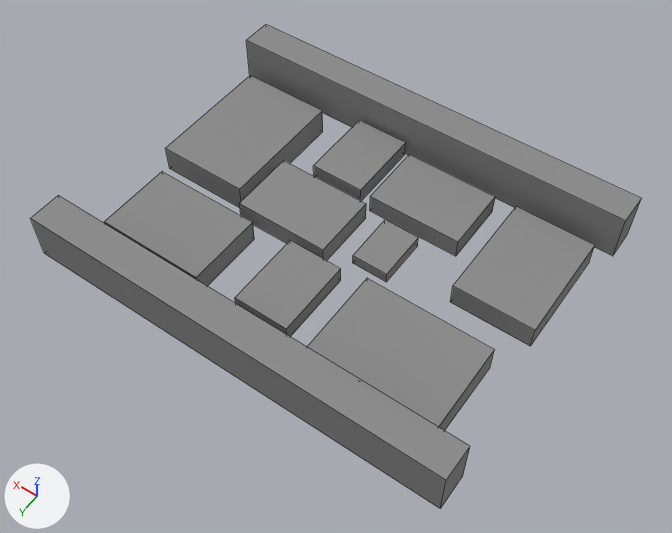
The Blender file Models/Cobble Road/CobbleRoad2.blend as it was, and as the next commit left it.
Both versions are drawn from a 50 mm lens placed at (-4.49, 6.3, 9.27), pointed at (-0.18, 0.27, -0.21). Arrows for +X, +Y and +Z are at lower left; the lights stay in place. Mesh edges are drawn as thin lines.
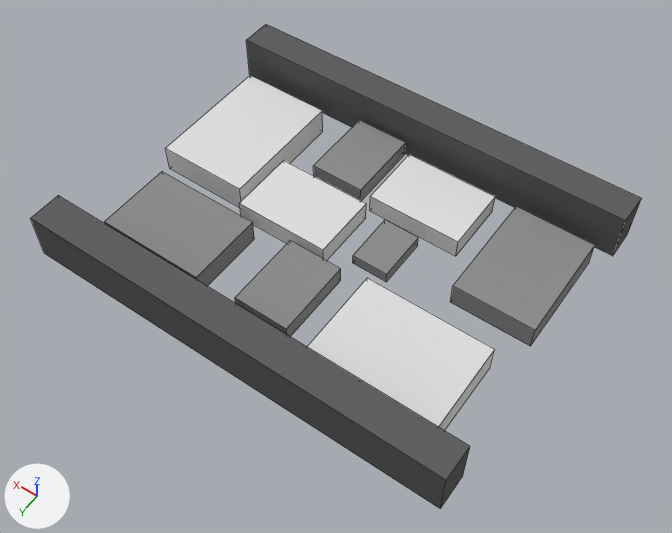
The change, as JSON lines over the scene's bpy script:
```json
{"op": "add", "block": "mat_stone_dark", "code": ["mat_stone_dark = diffuse_material('Stone dark')", "mat_stone_dark.base_color = (0.122, 0.122, 0.122)  # dark grey #626262"]}
{"op": "add", "block": "mat_stonelight", "code": ["mat_stonelight = diffuse_material('StoneLight')", "mat_stonelight.base_color = (0.745, 0.745, 0.745)  # light grey #e0e0e0"]}
{"block": "me_cube_030", "where": "me_cube_030.from_pydata(...)  # 8 vertices, 5 faces; spans x -0.68..0.73, y -0.96..1.04, z -0.25..0.19"}
{"op": "remove", "block": "me_cube_030", "code": "me_cube_030.materials.append(mat_stonedark)  # grey #8f8f8f"}
{"op": "add", "block": "me_cube_030", "code": "me_cube_030.materials.append(mat_stonelight)  # light grey #e0e0e0"}
{"block": "me_cube_028", "where": "me_cube_028.from_pydata(...)  # 8 vertices, 5 faces; spans x -0.68..0.73, y -0.96..1.04, z -0.25..0.19"}
{"op": "remove", "block": "me_cube_028", "code": "me_cube_028.materials.append(mat_stonedark)  # grey #8f8f8f"}
{"op": "add", "block": "me_cube_028", "code": "me_cube_028.materials.append(mat_stonelight)  # light grey #e0e0e0"}
{"block": "me_cube_026", "where": "me_cube_026.from_pydata(...)  # 8 vertices, 5 faces; spans x -0.68..0.73, y -0.96..1.04, z -0.25..0.19"}
{"op": "remove", "block": "me_cube_026", "code": "me_cube_026.materials.append(mat_stonedark)  # grey #8f8f8f"}
{"op": "add", "block": "me_cube_026", "code": "me_cube_026.materials.append(mat_stonelight)  # light grey #e0e0e0"}
{"block": "me_cube_003", "where": "me_cube_003.from_pydata(...)  # 8 vertices, 5 faces; spans x -0.68..0.73, y -0.96..1.04, z -0.25..0.19"}
{"op": "remove", "block": "me_cube_003", "code": "me_cube_003.materials.append(mat_stonedark)  # grey #8f8f8f"}
{"op": "add", "block": "me_cube_003", "code": "me_cube_003.materials.append(mat_stonelight)  # light grey #e0e0e0"}
{"block": "me_cube_002", "where": "me_cube_002.from_pydata(...)  # 8 vertices, 5 faces; spans x -2.23..2.28, y 1.42..1.77, z -0.22..0.31"}
{"op": "remove", "block": "me_cube_002", "code": "me_cube_002.materials.append(mat_stonedark)  # grey #8f8f8f"}
{"op": "add", "block": "me_cube_002", "code": "me_cube_002.materials.append(mat_stone_dark)  # dark grey #626262"}
```

Location of each change, (x1, y1, x2, y2) in pixels of the pictures (672 x 533 px):
```json
{"object": "Cube.003", "change": "recoloured", "before": [31, 24, 641, 509], "after": [31, 24, 641, 509]}
{"object": "Cube.020", "change": "recoloured", "before": [307, 278, 495, 431], "after": [307, 278, 495, 431], "on screen": "grey to white"}
{"object": "Cube.001", "change": "recoloured", "before": [165, 75, 323, 208], "after": [165, 75, 323, 208], "on screen": "grey to white"}
{"object": "Cube.016", "change": "recoloured", "before": [239, 161, 366, 261], "after": [239, 161, 366, 261], "on screen": "grey to white"}
{"object": "Cube.018", "change": "recoloured", "before": [370, 154, 495, 256], "after": [370, 154, 495, 256], "on screen": "grey to white"}
```
